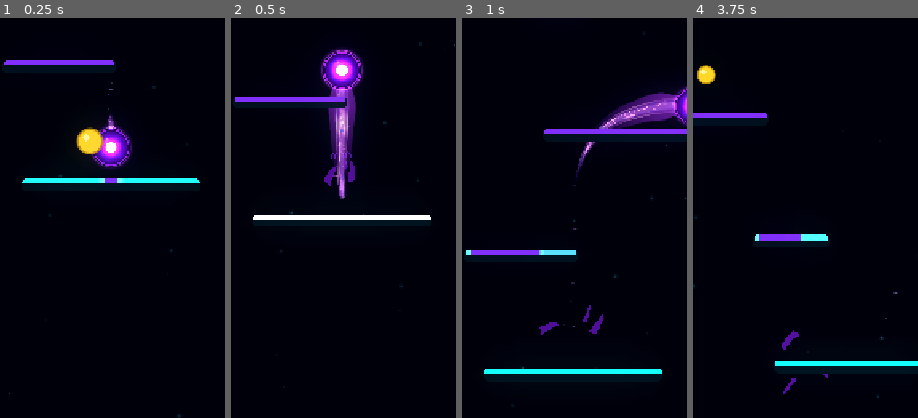
Above: before the commit, frames 1-4 (left to right).
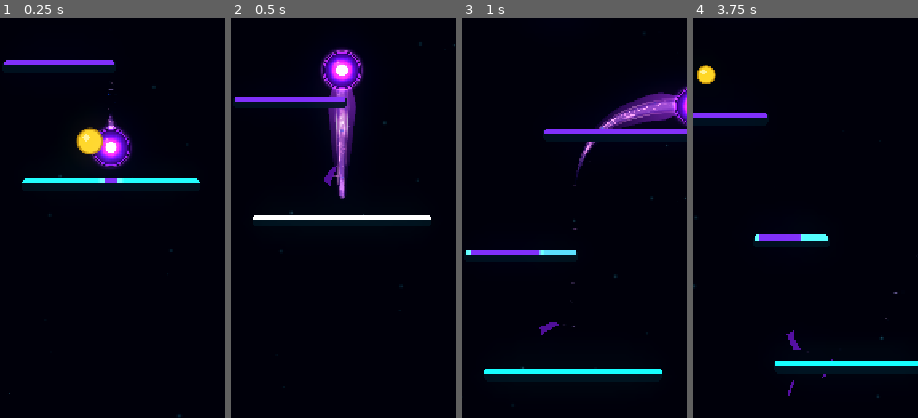
Above: after the commit, the same moments.

Repository: Kryodo/TowerJump
Game: Godot game, scene res://scenes/main.tscn
The game is run twice, just before and just after one commit, with the same random seed, the same clock (stepped at 60 frames per second) and the same inputs.
Inputs (mouse positions are % of the whole screen's width and height, from its top left):
- Up to frame 1 (0.25 s): no input
- Up to frame 2 (0.5 s): no input
- Up to frame 3 (1 s): move the mouse to (72, 45) at 0.52 s; hold Right (ui_right) from 0.53 s (still down); click (72, 45) at 0.67 s
- Up to frame 4 (3.75 s): release Right (ui_right) at 1.25 s; drag from (30, 55) to (47, 31) at 1.27 s; click "Nochmal spielen" at 2 s; move the mouse to (60, 28) at 2.77 s; hold Right (ui_right) 2.78-3.5 s; drag from (45, 70) to (28, 35) at 3.52 s
The pictures show only the part of the screen within x 25-75%, y 37-87%; the shares and areas given below are measured in that part.

Frame 1 is identical in both runs. In frame 2, 0.2% of the frame differs, in the area x 44-56%, y 32-41%; in frame 3, 0.2%; in frame 4, 0.3%, in the area x 39-63%, y 78-95%.

Commit message:
Remove small chevron fragments from landing burst

Diff:
--- a/scripts/ball_trail.gd
+++ b/scripts/ball_trail.gd
@@ -14,9 +14,7 @@
 const UNIFIED_HEAD_ARC_SEGMENTS: int = 20
 const ORB_RIM_CENTER_RADIUS_RATIO: float = 0.93
 const SURFACE_BURST_PIECE_COUNT: int = 4
-const CHEVRON_BURST_PIECE_COUNT: int = 5
 const SURFACE_BURST_SPACING: float = 0.055
-const CHEVRON_BURST_SPACING: float = 0.035
 
 @export_category("Visual Palette")
 @export_enum("Electric Blue", "Rich Violet") var visual_palette: int = 0
@@ -43,11 +41,8 @@
 var _ball_surface_radius: float = 29.9
 var _surface_burst_remaining: int = 0
 var _surface_burst_clock: float = 0.0
-var _chevron_burst_remaining: int = 0
-var _chevron_burst_clock: float = 0.0
 var _shed_sequence: int = 0
 var _detached_shed_fragments: Array[Dictionary] = []
-var _aura_fragment_material: CanvasItemMaterial
 var _surface_fragment_material: ShaderMaterial
 var _visual_rng := RandomNumberGenerator.new()
 var _energy_filaments: Array[Dictionary] = []
@@ -113,19 +108,14 @@
 			_particle_emitters.append(emitter)
 
 	_apply_visual_palette()
-	_initialize_aura_fragment_material()
+	_initialize_surface_fragment_material()
 	call_deferred("_connect_landing_feedback")
 	_update_trail_lines()
 	_update_rim_breath()
 
 
-func _initialize_aura_fragment_material() -> void:
-	# Small chevron flecks use additive blending; broad surface fragments use
-	# the same comet shader as the body, with alpha boosted on the copied mesh.
-	var accent_material := CanvasItemMaterial.new()
-	accent_material.blend_mode = CanvasItemMaterial.BLEND_MODE_ADD
-	_aura_fragment_material = accent_material
-
+func _initialize_surface_fragment_material() -> void:
+	# Larger surface fragments reuse the comet shader with boosted alpha.
 	var body_material := _unified_shape.material as ShaderMaterial
 	if body_material != null:
 		_surface_fragment_material = body_material.duplicate() as ShaderMaterial
@@ -292,8 +282,6 @@
 	if not shedding_enabled:
 		_surface_burst_remaining = 0
 		_surface_burst_clock = 0.0
-		_chevron_burst_remaining = 0
-		_chevron_burst_clock = 0.0
 	var current_world_position: Vector2 = ball.global_position
 	var movement: Vector2 = current_world_position - _previous_ball_position
 	var distance_from_trail: float = movement.length()
@@ -779,7 +767,6 @@
 	# Freeze the just-rendered trail shape before the ball's bounce changes it.
 	if _latest_trail_path.size() < 6 or _latest_trail_total_distance < 55.0:
 		_surface_burst_remaining = 0
-		_chevron_burst_remaining = 0
 		_landing_burst_snapshot_valid = false
 		return
 	_landing_burst_path = _latest_trail_path.duplicate()
@@ -790,14 +777,13 @@
 	_landing_burst_total_distance = _latest_trail_total_distance
 	_landing_burst_snapshot_valid = true
 
-	# Both fragment groups now use that frozen geometry, not the changing live trail.
+	# The larger surface fragments use frozen geometry, not the changing live trail.
 	_surface_burst_remaining = SURFACE_BURST_PIECE_COUNT
 	_surface_burst_clock = 0.0
-	_chevron_burst_remaining = CHEVRON_BURST_PIECE_COUNT
-	_chevron_burst_clock = 0.0
 
 
 func _process_shed_burst(delta: float) -> void:
+	# Only the larger surface fragments remain in the landing burst.
 	if not shedding_enabled or not _landing_burst_snapshot_valid:
 		return
 
@@ -816,22 +802,6 @@
 			else:
 				_surface_burst_remaining -= 1
 				_surface_burst_clock = SURFACE_BURST_SPACING if _surface_burst_remaining > 0 else 0.0
-
-	if _chevron_burst_remaining > 0:
-		_chevron_burst_clock = maxf(_chevron_burst_clock - delta, 0.0)
-		if _chevron_burst_clock <= 0.0:
-			var chevron_index: int = CHEVRON_BURST_PIECE_COUNT - _chevron_burst_remaining
-			var previous_chevron_count: int = _detached_shed_fragments.size()
-			_spawn_shed_fragment(
-				_landing_burst_path, _landing_burst_distances, _landing_burst_total_distance,
-				_landing_burst_tangents, _landing_burst_normals, _landing_burst_half_widths,
-				chevron_index
-			)
-			if _detached_shed_fragments.size() == previous_chevron_count:
-				_chevron_burst_remaining = 0
-			else:
-				_chevron_burst_remaining -= 1
-				_chevron_burst_clock = CHEVRON_BURST_SPACING if _chevron_burst_remaining > 0 else 0.0
 
 
 func _spawn_surface_fragment(
@@ -967,142 +937,6 @@
 		"fade_start_fraction": 0.56
 	})
 	_shed_sequence += 1
-
-
-func _spawn_shed_fragment(
-	path: Array[Vector2],
-	cumulative_distances: Array[float],
-	total_distance: float,
-	tangents: Array[Vector2],
-	normals: Array[Vector2],
-	half_widths: Array[float],
-	burst_index: int
-) -> void:
-	# Small secondary chevrons cluster near the tail. They accent the larger
-	# surface pieces without pretending to carve holes in the real trail.
-	if (
-		not shedding_enabled
-		or path.size() < 6
-		or total_distance < 55.0
-		or _detached_shed_fragments.size() >= 36
-		or _aura_fragment_material == null
-	):
-		return
-
-	var sequence_value: float = float(_shed_sequence)
-	var burst_progress: float = float(burst_index) / float(maxi(CHEVRON_BURST_PIECE_COUNT - 1, 1))
-	var progress: float = clampf(
-		lerpf(0.73, 0.90, burst_progress)
-		+ sin(sequence_value * 11.7 + 2.4) * 0.018,
-		0.68,
-		0.93
-	)
-	var center_distance: float = total_distance * progress
-	var fragment_length: float = lerpf(
-		15.0, 23.0, absf(sin(sequence_value * 5.31 + 1.2))
-	)
-	var start_distance: float = maxf(center_distance - fragment_length * 0.5, 0.5)
-	var end_distance: float = minf(center_distance + fragment_length * 0.5, total_distance * 0.98)
-	if end_distance - start_distance < 7.0:
-		return
-
-	var fragment_distances: Array[float] = [start_distance]
-	for point_index in range(1, path.size() - 1):
-		var sample_distance: float = cumulative_distances[point_index]
-		if sample_distance > start_distance + 0.1 and sample_distance < end_distance - 0.1:
-			fragment_distances.append(sample_distance)
-	fragment_distances.append(end_distance)
-
-	var side: float = -1.0 if burst_index % 2 == 0 else 1.0
-	var outer_edge: Array[Vector2] = []
-	var inner_edge: Array[Vector2] = []
-	for distance_index in range(fragment_distances.size()):
-		var sample_distance: float = fragment_distances[distance_index]
-		var section: Dictionary = _sample_trail_cross_section(
-			sample_distance, path, cumulative_distances, tangents, normals, half_widths
-		)
-		var t: float = (sample_distance - start_distance) / (end_distance - start_distance)
-		var taper: float = lerpf(0.14, 1.0, sin(PI * t))
-		var center: Vector2 = section["position"]
-		var normal: Vector2 = section["normal"]
-		var half_width: float = float(section["half_width"])
-		outer_edge.append(center + normal * side * half_width * 0.98 * taper)
-		inner_edge.append(center + normal * side * half_width * 0.54 * taper)
-
-	var world_vertices: Array[Vector2] = []
-	var centroid_global := Vector2.ZERO
-	for vertex in outer_edge:
-		world_vertices.append(vertex)
-		centroid_global += vertex
-	for reverse_index in range(inner_edge.size() - 1, -1, -1):
-		var vertex: Vector2 = inner_edge[reverse_index]
-		world_vertices.append(vertex)
-		centroid_global += vertex
-	if world_vertices.size() < 6:
-		return
-	centroid_global /= float(world_vertices.size())
-
-	var fragment_polygon := PackedVector2Array()
-	for vertex in world_vertices:
-		fragment_polygon.append(vertex - centroid_global)
-
-	var shard := Polygon2D.new()
-	shard.name = "DetachedAuraChevron"
-	shard.z_as_relative = false
-	shard.z_index = -2
-	shard.polygon = fragment_polygon
-	shard.material = _aura_fragment_material
-	shard.color = _aura_fragment_tint(progress)
-
-	var world_root: Node2D = get_tree().current_scene as Node2D
-	if world_root == null:
-		world_root = get_parent() as Node2D
-	if world_root == null:
-		shard.queue_free()
-		return
-	world_root.add_child(shard)
-	shard.global_position = centroid_global
-	shard.global_rotation = 0.0
-
-	var source_index: int = _nearest_trail_sample_index(center_distance, cumulative_distances)
-	var outward_speed: float = lerpf(
-		38.0, 62.0, absf(sin(sequence_value * 17.13 + 2.7))
-	)
-	var drift_speed: float = lerpf(
-		8.0, 18.0, absf(sin(sequence_value * 6.73 + 1.4))
-	)
-	var lifetime: float = lerpf(
-		0.34, 0.48, absf(sin(sequence_value * 3.91 + 0.8))
-	)
-	var angular_velocity: float = sin(sequence_value * 8.31 + 0.9) * 3.0
-	var velocity: Vector2 = (
-		normals[source_index] * side * outward_speed
-		+ tangents[source_index] * drift_speed
-	)
-	_detached_shed_fragments.append({
-		"node": shard,
-		"velocity": velocity,
-		"age": 0.0,
-		"lifetime": lifetime,
-		"angular_velocity": angular_velocity,
-		"base_alpha": 1.0,
-		"fade_start_fraction": 0.18
-	})
-	_shed_sequence += 1
-
-
-func _aura_fragment_tint(progress: float) -> Color:
-	var head_color: Color
-	var tail_color: Color
-	if visual_palette == 1:
-		head_color = Color(0.92, 0.43, 1.35, 0.92)
-		tail_color = Color(0.28, 0.045, 0.62, 0.72)
-	else:
-		head_color = Color(0.20, 0.72, 1.35, 0.92)
-		tail_color = Color(0.025, 0.11, 0.54, 0.72)
-	return head_color.lerp(tail_color, clampf(progress, 0.0, 1.0))
-
-
 
 
 func _update_detached_shed_fragments(delta: float) -> void:
